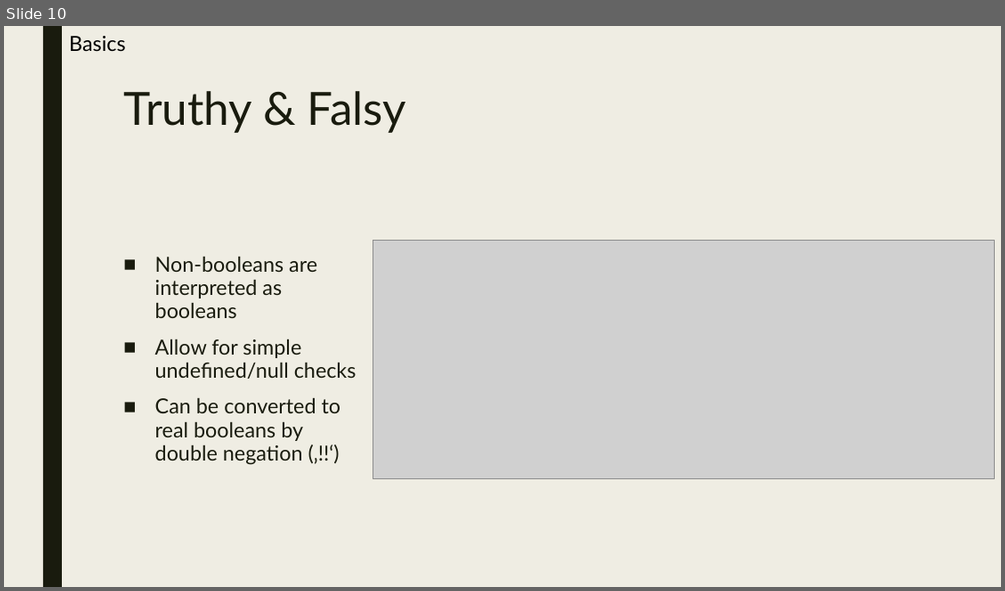
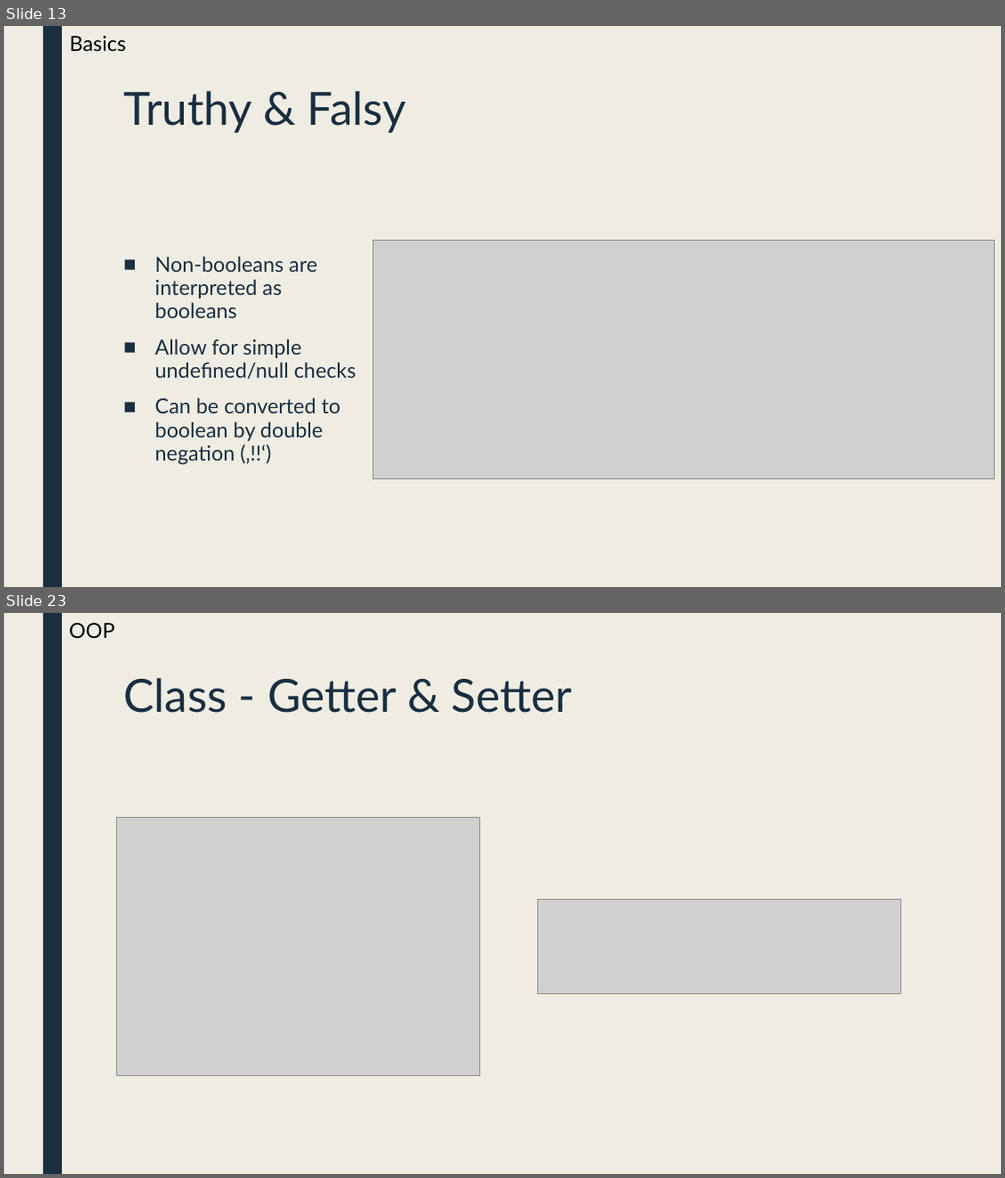
Before and after one commit to manuelhuber/typescript, a slide deck: Typescript.pptx. Shown one above the other, each under a label of ours: slide 10 before the commit, slides 13 and 23 after it; the slides between them are not shown. The pictures are 1005x591 and 1005x1178 pixels, drawn with LibreOffice and Linux fonts; fonts in the diff are those of the drawing; grey boxes stand for pictures. Boxes give left, top, right and bottom in pixels: in the first picture for what was removed or moved away, otherwise in the second. Text is boxed around its words. In the diff, an @@ line names an element or a change of style, - is before the commit and + after.

```diff
--- a/Typescript.pptx
+++ b/Typescript.pptx
@@ slide 23 added at bbox=[4, 613, 1001, 1174], background #EFEDE3; not listed: 1 template element that a slide beside it also shows @@
@@ text added at bbox=[69, 623, 114, 638], 20 pt, text #000000 @@
+OOP
@@ title added at bbox=[123, 678, 572, 713], 44 pt, text #1A2E40 @@
+Class - Getter & Setter
@@ picture added at bbox=[116, 817, 479, 1076] @@
@@ picture added at bbox=[538, 900, 901, 994] @@
@@ what was slide 10 is now slide 13 @@
@@ slide 13 changed as well @@
@@ rectangle at bbox=[43, 26, 62, 587]: fill #191B0E to #1A2E40 @@
@@ title "Truthy & Falsy" at bbox=[123, 91, 406, 133]: text colour #191B0E to #1A2E40 @@
@@ text at bbox=[155, 256, 356, 378]: text colour #191B0E to #1A2E40 in "Non-booleans are interpreted as booleans", "Allow for simple undefined/null checks" @@
@@ text at bbox=[155, 397, 341, 465]: text changed; text colour #191B0E to #1A2E40 @@
-■ Can be converted to real booleans by double negation (‚!!‘)
+■ Can be converted to boolean by double negation (‚!!‘)
```
Also in this commit, not shown: 9 other slides changed, 37 other slides added, 2 other files.
